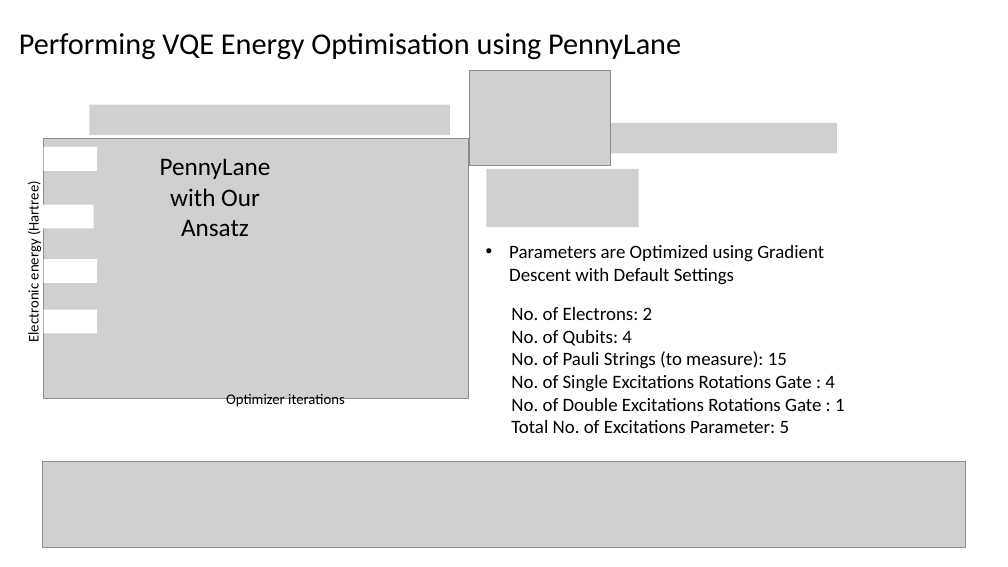
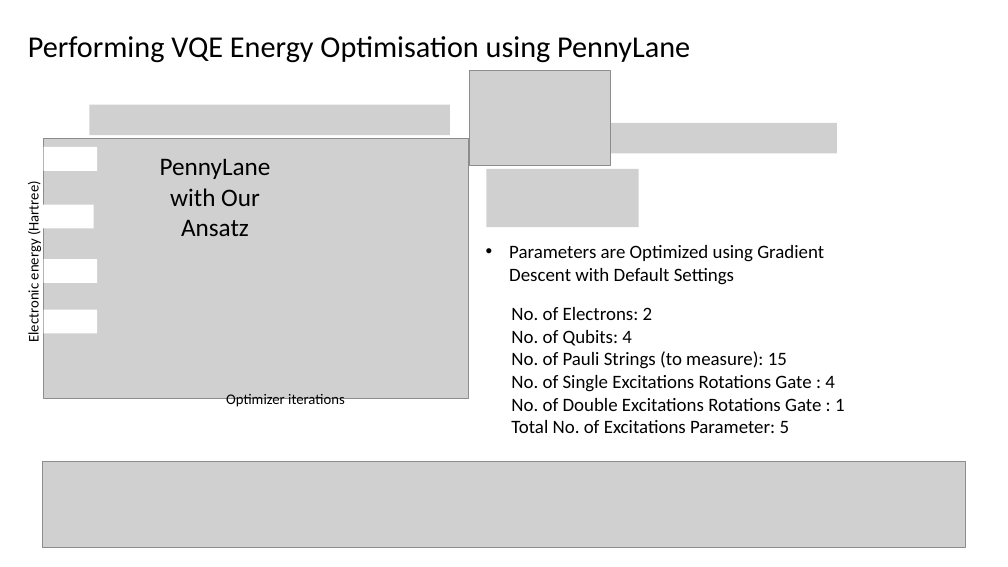
Before and after one commit to cheechonghian/Qanything_Chem_Project_Final, a slide deck: slide 4 of Qanything Results Presentation.pptx. Drawn at 1008x567 pixels with LibreOffice and Linux fonts; fonts in the diff are those of the drawing; grey boxes stand for pictures. Boxes give left, top, right and bottom in pixels: in the first picture for what was removed or moved away, otherwise in the second. Text is boxed around its words. In the diff, an @@ line names an element or a change of style, - is before the commit and + after.

```diff
--- a/Qanything Results Presentation.pptx
+++ b/Qanything Results Presentation.pptx
@@ title "Performing VQE Energy Optimisation using ...": place and size @@
-title "Performing VQE Energy Optimisation using ..." at bbox=[19, 33, 681, 60]
+title "Performing VQE Energy Optimisation using ..." at bbox=[28, 36, 690, 63]
```
Also in this commit, not shown: 5 other slides changed, 1 other file.
